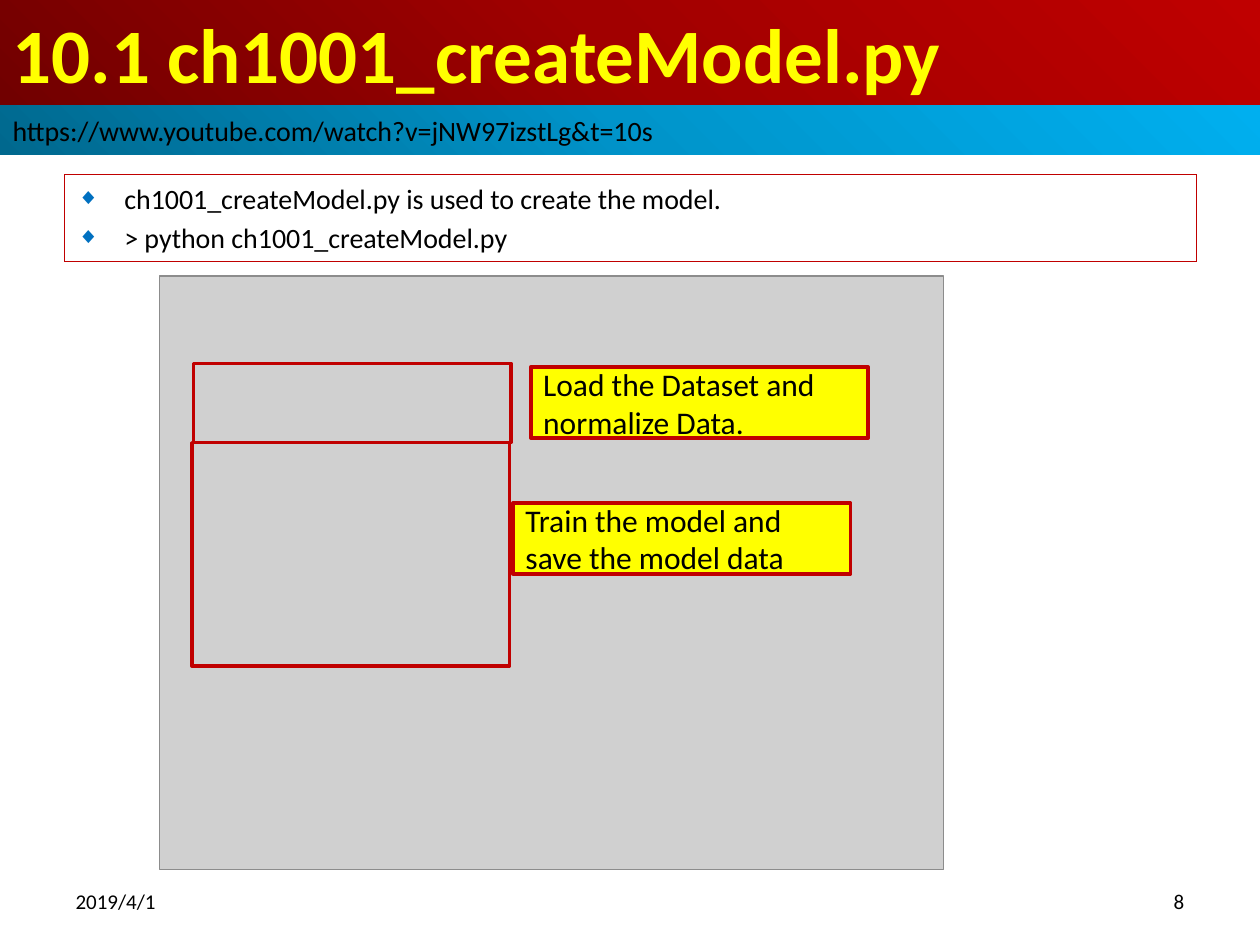
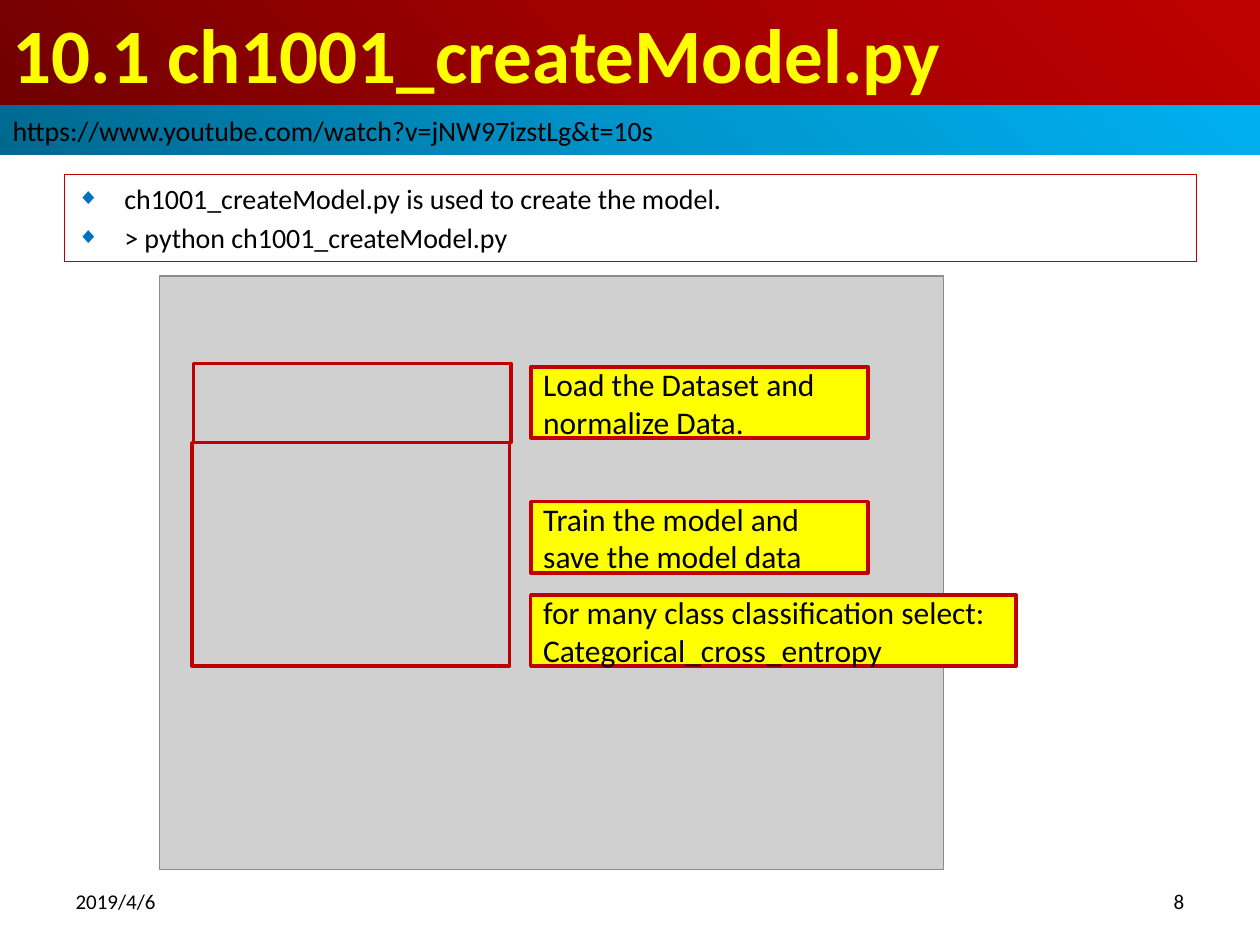
Before and after one commit to peterhchen/500-Tensorflow-DeepLearning-Proj, a slide deck: slide 8 of ch13_Number-Guesser/ch10_Number_Guesser.pptx. Drawn at 1260x945 pixels with LibreOffice and Linux fonts; fonts in the diff are those of the drawing; grey boxes stand for pictures. Boxes give left, top, right and bottom in pixels: in the first picture for what was removed or moved away, otherwise in the second. Text is boxed around its words. In the diff, an @@ line names an element or a change of style, - is before the commit and + after.

Commit message:
Categorical cross entropy for many classes

```diff
--- a/ch13_Number-Guesser/ch10_Number_Guesser.pptx
+++ b/ch13_Number-Guesser/ch10_Number_Guesser.pptx
@@ rectangle "Train the model and save ...": place and size @@
-rectangle "Train the model and save ..." at (513,503,850,573)
+rectangle "Train the model and save ..." at (530,501,868,572)
@@ rectangle added at (530,595,1016,665), fill #FFFF00, outline #C00000 2 pt, 18 pt, text #000000 @@
+for many class classification select: Categorical_cross_entropy
@@ text at (76,894,156,910): text changed @@
-2019/4/1
+2019/4/6
```
Also in this commit, not shown: 26 other slides changed.
